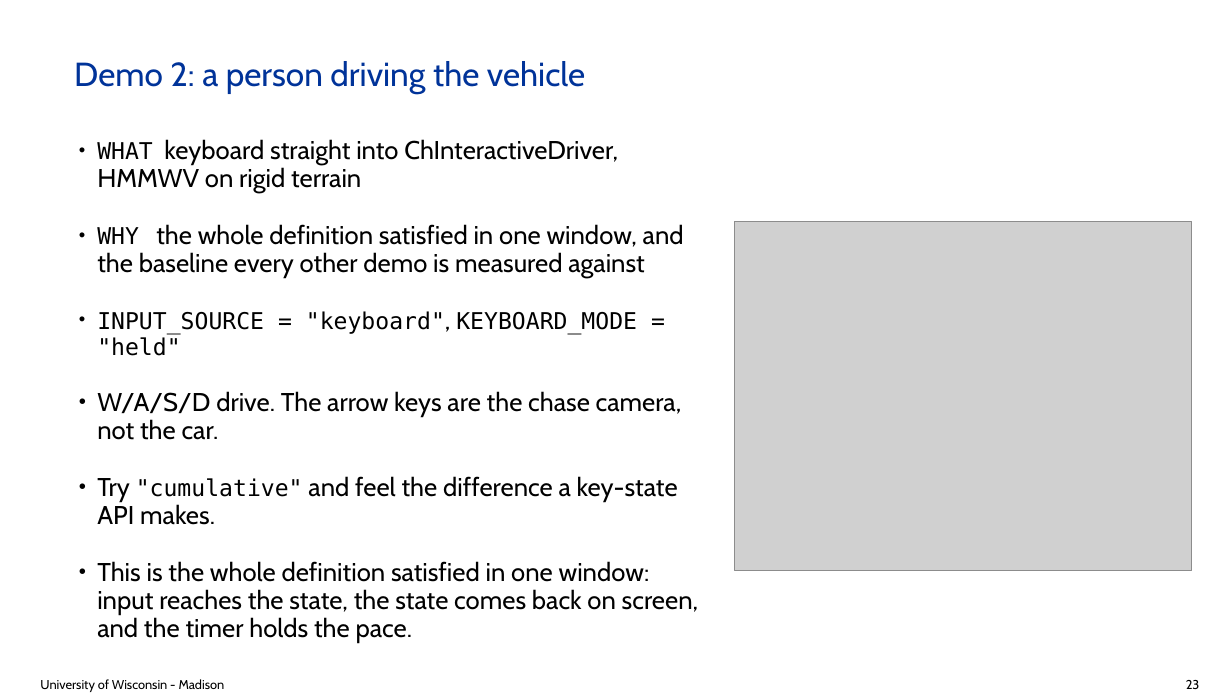
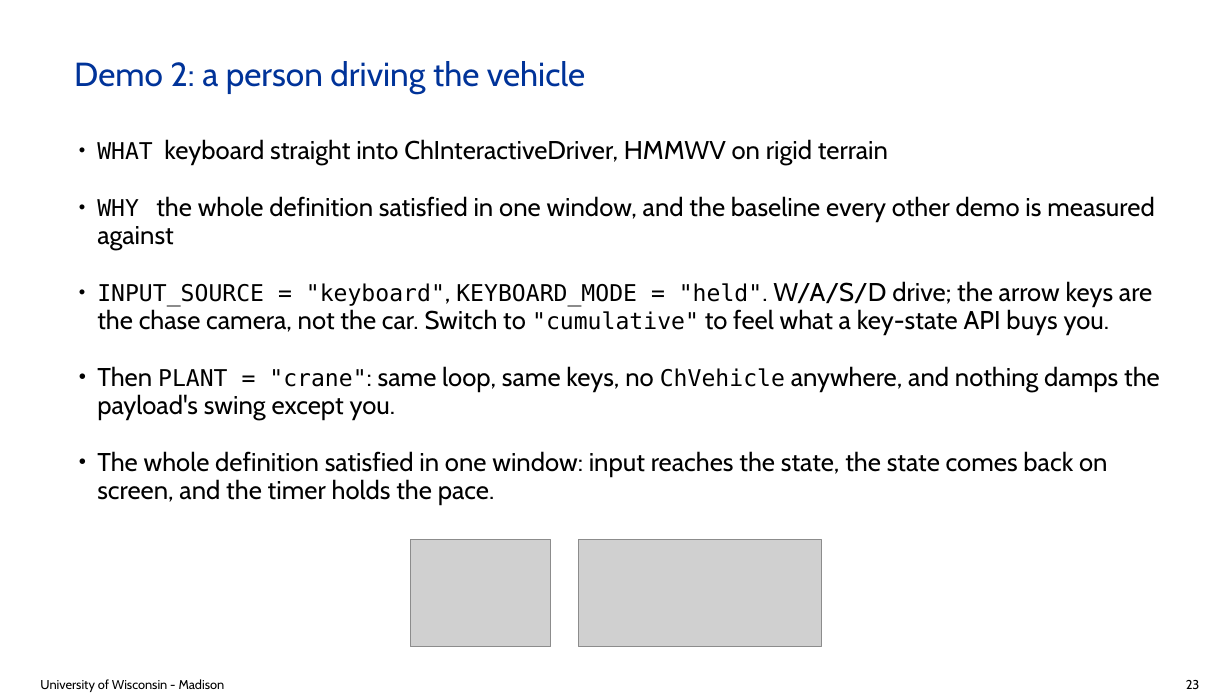
Before and after one commit to ksha23/chrono-hil-tutorial, a slide deck: slide 23 of tutorial_HIL_driver.pptx. Drawn at 1232x693 pixels with LibreOffice and Linux fonts; fonts in the diff are those of the drawing; grey boxes stand for pictures; background and template pictures are left out. Boxes give left, top, right and bottom in pixels: in the first picture for what was removed or moved away, otherwise in the second. Text is boxed around its words. In the diff, an @@ line names an element or a change of style, - is before the commit and + after.

```diff
--- a/tutorial_HIL_driver.pptx
+++ b/tutorial_HIL_driver.pptx
@@ text at (97,281,1160,505): text changed @@
-• INPUT_SOURCE = "keyboard", KEYBOARD_MODE = "held"
-• W/A/S/D drive. The arrow keys are the chase camera, not the car.
-• Try "cumulative" and feel the difference a key-state API makes.
-• This is the whole definition satisfied in one window: input reaches the state, the state comes back on screen, and the timer holds the pace.
+• INPUT_SOURCE = "keyboard", KEYBOARD_MODE = "held". W/A/S/D drive; the arrow keys are the chase camera, not the car. Switch to "cumulative" to feel what a key-state API buys you.
+• Then PLANT = "crane": same loop, same keys, no ChVehicle anywhere, and nothing damps the payload's swing except you.
+• The whole definition satisfied in one window: input reaches the state, the state comes back on screen, and the timer holds the pace.
@@ picture: place and size @@
-picture at (735,221,1192,570)
+picture at (410,540,551,647)
@@ picture added at (579,540,822,647) @@
```
Also in this commit, not shown: 8 other files.
